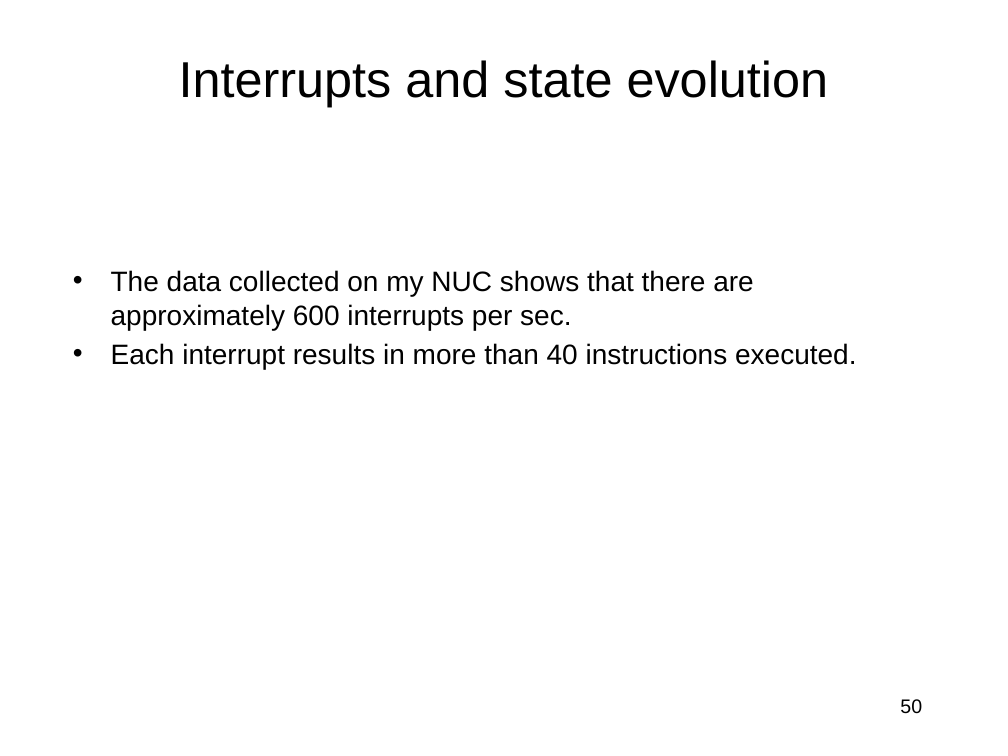
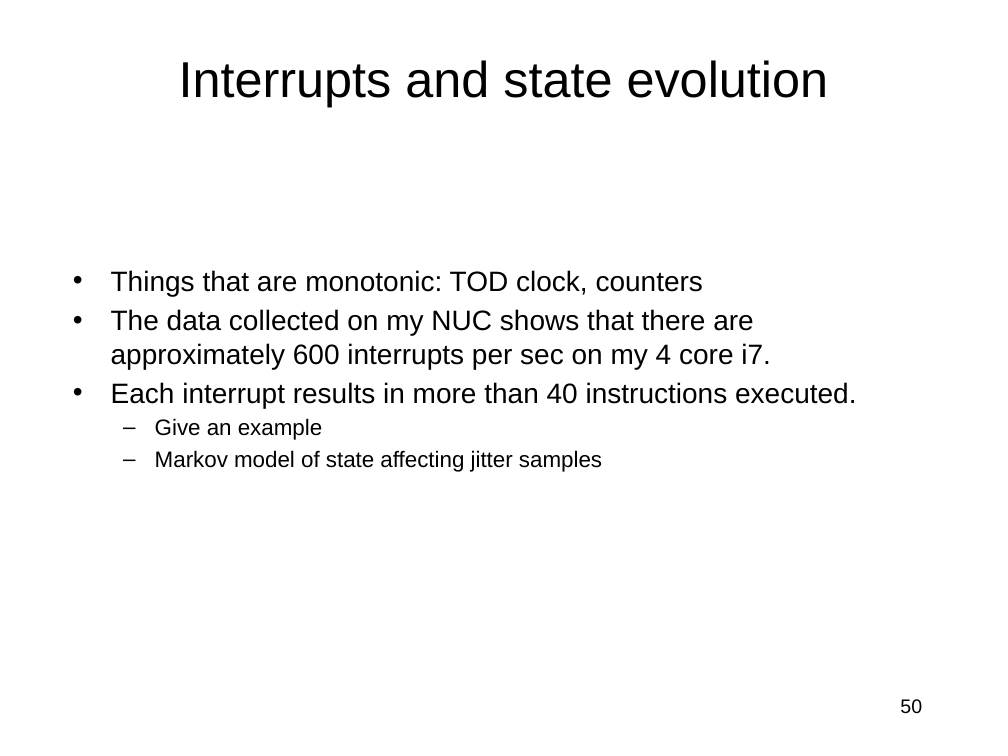
Before and after one commit to jlmucb/class_notes, a slide deck: slide 50 of BerkeleyClass/CS290Spring2013/Lectures/entropy_talk.pptx. Drawn at 1008x756 pixels with LibreOffice and Linux fonts; fonts in the diff are those of the drawing. Boxes give left, top, right and bottom in pixels: in the first picture for what was removed or moved away, otherwise in the second. Text is boxed around its words. In the diff, an @@ line names an element or a change of style, - is before the commit and + after.

```diff
--- a/BerkeleyClass/CS290Spring2013/Lectures/entropy_talk.pptx
+++ b/BerkeleyClass/CS290Spring2013/Lectures/entropy_talk.pptx
@@ text at (111, 270, 771, 369): text changed @@
-• The data collected on my NUC shows that there are approximately 600 interrupts per sec.
+• Things that are monotonic: TOD clock, counters
+• The data collected on my NUC shows that there are approximately 600 interrupts per sec on my 4 core i7.
@@ text at (155, 418, 602, 472): paragraphs added @@
+  – Give an example
+  – Markov model of state affecting jitter samples
```
Also in this commit, not shown: 1 slide added, 1 other file.
